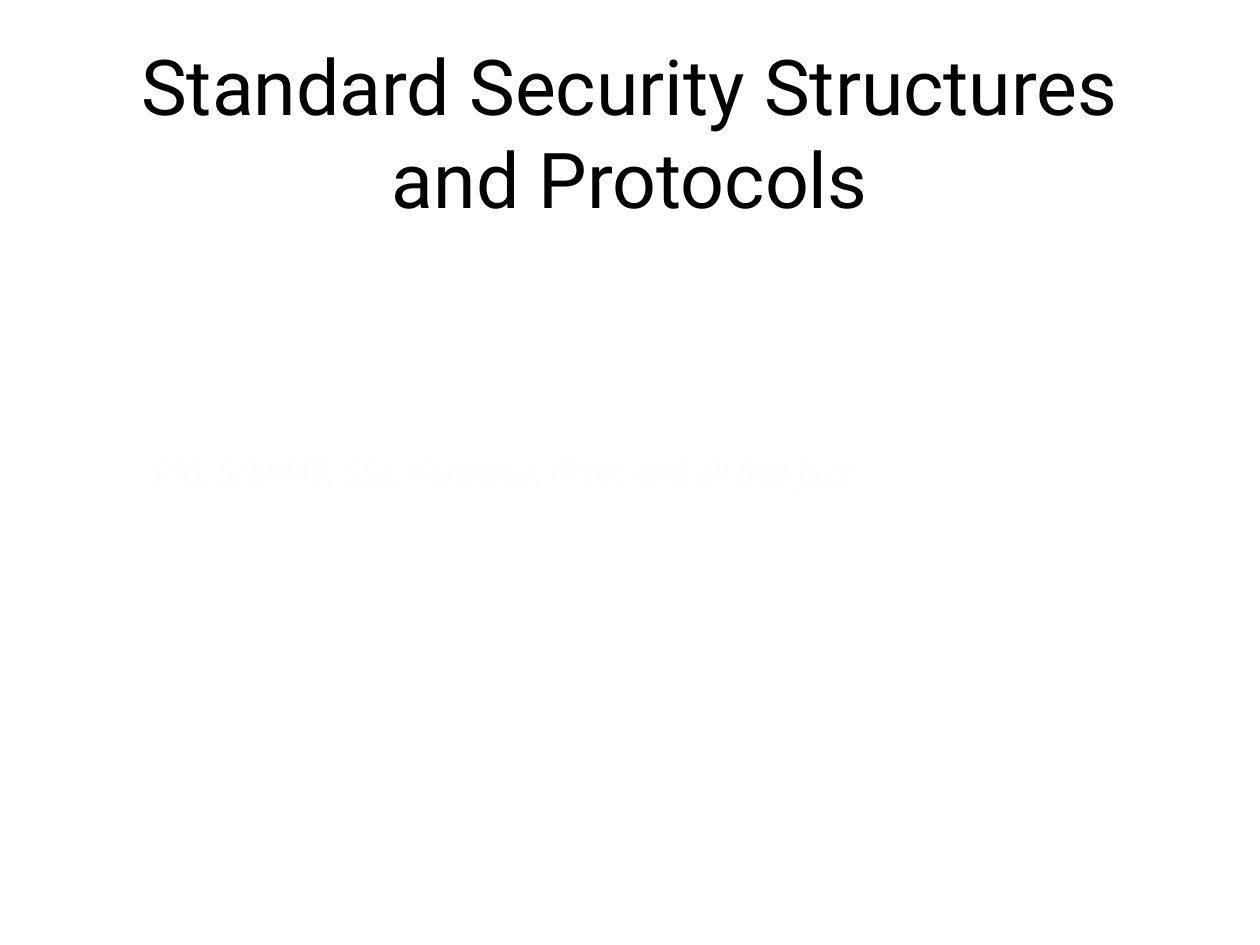
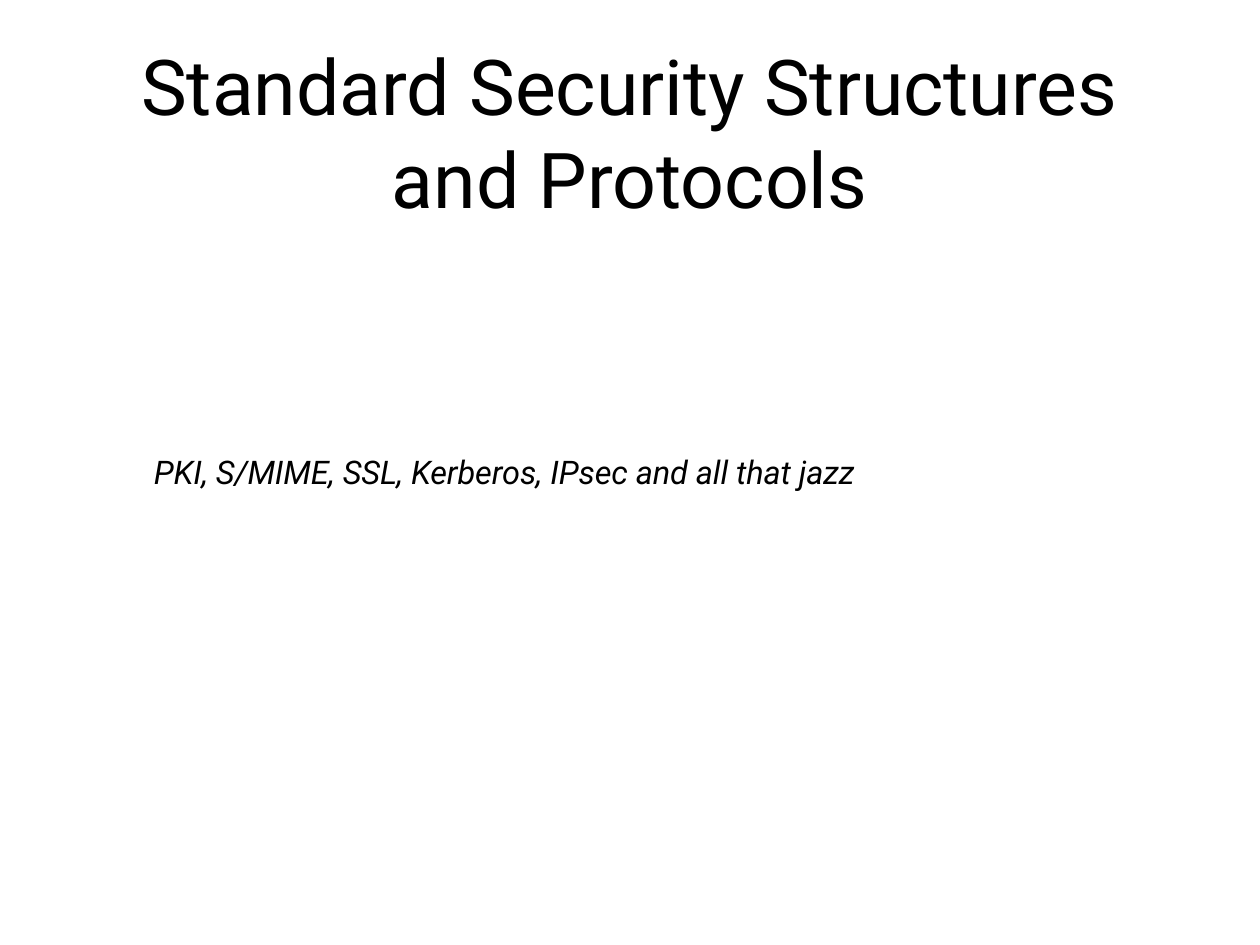
Before and after one commit to sftcd/cs7053, a slide deck: slide 22 of 2016lectures/06-protocols.ppt. Drawn at 1260x945 pixels with LibreOffice and Linux fonts; fonts in the diff are those of the drawing. Boxes give left, top, right and bottom in pixels: in the first picture for what was removed or moved away, otherwise in the second. Text is boxed around its words. In the diff, an @@ line names an element or a change of style, - is before the commit and + after.

```diff
--- a/2016lectures/06-protocols.ppt
+++ b/2016lectures/06-protocols.ppt
@@ text added at [154, 459, 855, 491], 32 pt, text #000000, italic @@
+PKI, S/MIME, SSL, Kerberos, IPsec and all that jazz
```
Also in this commit, not shown: 8 other slides changed, 5 other files.
